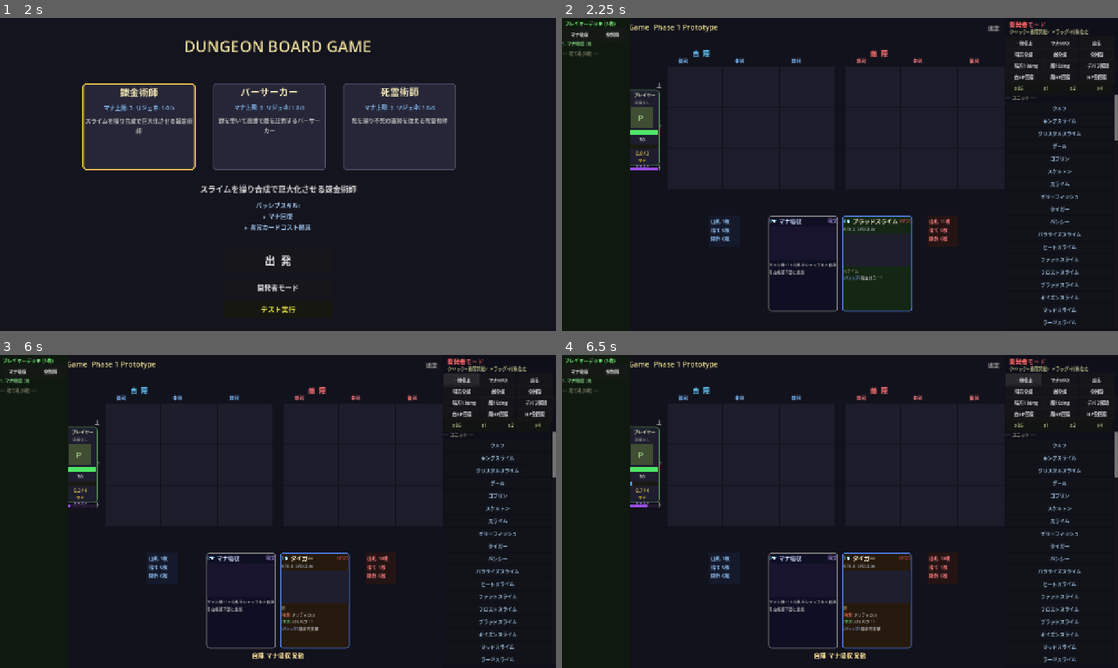
Above: before the commit, frames 1-4 (two rows, left to right).
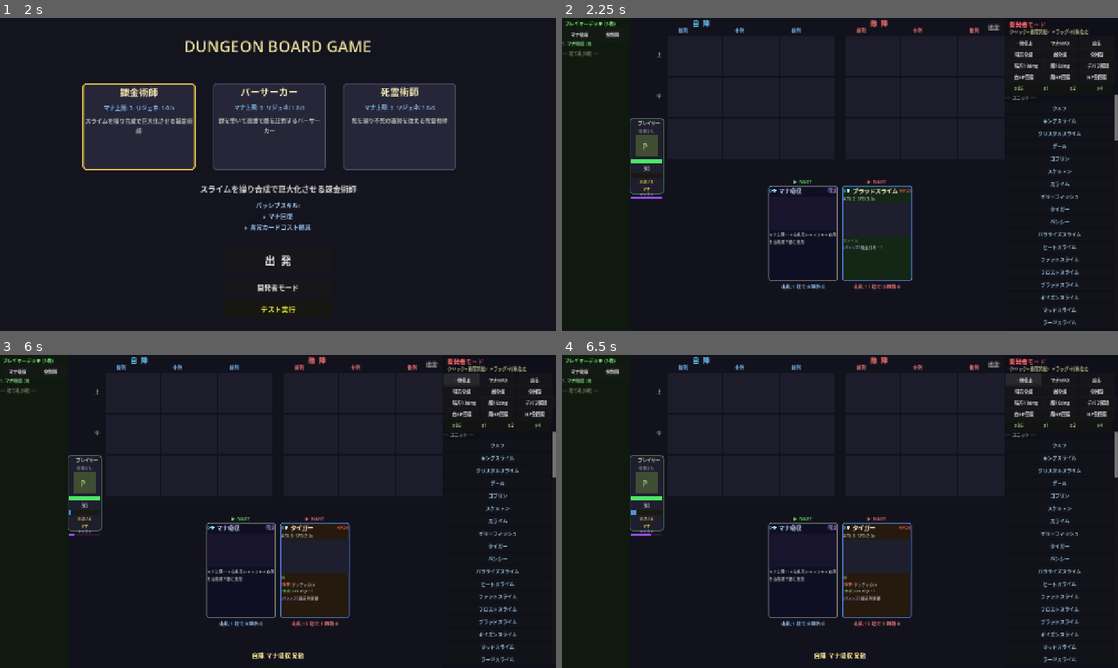
Above: after the commit, the same moments.

Repository: kazumak334-create/dungeon-board-game
Game: Godot game, scene res://scenes/Title.tscn
Two runs of this game, one before a commit and one after it. Both use one fixed random seed, a clock stepped at 60 frames per second and the inputs below.
Inputs:
- Up to frame 1 (2 s): click "出 発" at 0.5 s; click "← 戻る" at 1.25 s
- Up to frame 2 (2.25 s): click "開発者モード" at 2 s
- Up to frame 3 (6 s): click "⏸" (after the commit: "⏸ 一時停止") at 2.75 s; click "x1" at 3.5 s; click "x2" at 4.25 s; click "x4" at 5 s; click "一時停止" at 5.75 s
- Up to frame 4 (6.5 s): no input

Frame 1 is identical in both runs. In frame 2, 5.4% of the frame differs, in the area x 12-79%, y 0-94%; in frame 3, 5.5%; in frame 4, 5.5%.

Commit message:
feat: バトル画面UI7項目一括修正
① P/Eアイコンを盤面内（row2隣）に密着配置
② タイトル非表示
③ 速度ボタン改善（一時停止テキスト明確化+選択中ハイライト）
④ キュー左右対称化（デッキ山をカード下部テキストに統合）
⑤ 盤面上下余白詰め（BOARD_TOP 110→40）
⑥ 1stカードに「▶ NEXT」ラベル追加
⑦ HP数値フォント11→13

Co-Authored-By: Claude Opus 4.6 (1M context) <noreply@anthropic.com>

Diff:
--- a/scripts/GameUI.gd
+++ b/scripts/GameUI.gd
@@ -14,6 +14,7 @@
 var _mana_gauge_bar: ColorRect = null     # マナゲージバー
 var _mana_gauge_label: Label = null       # マナ数値ラベル
 var _pause_button: Button = null          # 一時停止ボタン
+var _speed_buttons: Array = []            # 速度ボタン配列（ハイライト用）
 var _env_label: Label = null              # 環境表示ラベル
 
 func setup(p_main: Node) -> void:
@@ -35,13 +36,8 @@
 	bg.size  = Vector2(1280, 720)
 	main.add_child(bg)
 
-	# タイトル
-	var title := Label.new()
-	title.text = "Dungeon Board Game  Phase 1 Prototype"
-	title.position = Vector2(20, 8)
-	title.add_theme_font_size_override("font_size", 17)
-	title.modulate = Color(0.9, 0.85, 0.55)
-	main.add_child(title)
+	# タイトル（非表示）
+	# var title := Label.new()  # ② タイトル削除
 
 	# 環境表示
 	_env_label = Label.new()
@@ -51,8 +47,8 @@
 		var env_def: Dictionary = CardDB.ENVIRONMENTS.get(env_id, {})
 		env_display = env_def.get("display", env_id)
 	_env_label.text = "環境: %s" % env_display if env_display != "" else ""
-	_env_label.position = Vector2(20, 32)
-	_env_label.add_theme_font_size_override("font_size", 13)
+	_env_label.position = Vector2(20, 8)
+	_env_label.add_theme_font_size_override("font_size", 12)
 	_env_label.modulate = Color(0.7, 0.9, 0.7)
 	main.add_child(_env_label)
 
@@ -261,7 +257,7 @@
 	var speeds = [1.0, 2.0, 4.0]
 	var labels = ["x1", "x2", "x4"]
 	var base_x = 1020
-	var base_y = 8
+	var base_y = 5  # ⑤ 速度ボタンを最上部に
 
 	var speed_title = Label.new()
 	speed_title.text = "速度:"
@@ -270,29 +266,44 @@
 	speed_title.add_theme_color_override("font_color", Color(0.6, 0.6, 0.6))
 	main.add_child(speed_title)
 
+	_speed_buttons.clear()
 	for i in range(speeds.size()):
 		var btn = Button.new()
 		btn.text = labels[i]
 		btn.position = Vector2(base_x + i * 50, base_y)
-		btn.size = Vector2(45, 28)
+		btn.size = Vector2(45, 30)
 		btn.add_theme_font_size_override("font_size", 13)
 		var spd = speeds[i]
-		btn.pressed.connect(func(): main.game_speed = spd)
+		btn.pressed.connect(func():
+			main.game_speed = spd
+			_update_speed_highlight()
+		)
 		main.add_child(btn)
-
-	# 一時停止ボタン
+		_speed_buttons.append({"btn": btn, "spd": spd})
+
+	# 一時停止/再生トグルボタン（③）
 	_pause_button = Button.new()
-	_pause_button.text = "⏸"
+	_pause_button.text = "⏸ 一時停止"
 	_pause_button.position = Vector2(base_x + speeds.size() * 50 + 8, base_y)
-	_pause_button.size = Vector2(45, 28)
-	_pause_button.add_theme_font_size_override("font_size", 14)
+	_pause_button.size = Vector2(100, 30)
+	_pause_button.add_theme_font_size_override("font_size", 12)
 	_pause_button.pressed.connect(_on_pause_pressed)
 	main.add_child(_pause_button)
+	_update_speed_highlight()
+
+func _update_speed_highlight() -> void:
+	for entry in _speed_buttons:
+		var btn: Button = entry["btn"]
+		var spd: float = entry["spd"]
+		if abs(spd - main.game_speed) < 0.01:
+			btn.modulate = Color(1.0, 1.0, 0.4)
+		else:
+			btn.modulate = Color(1.0, 1.0, 1.0)
 
 func _on_pause_pressed() -> void:
 	main.game_paused = not main.game_paused
 	if _pause_button != null:
-		_pause_button.text = "▶" if main.game_paused else "⏸"
+		_pause_button.text = "▶ 再開" if main.game_paused else "⏸ 一時停止"
 
 func _build_mana_bar() -> void:
 	var bar_y: int = main.BOARD_TOP + 3 * main.CELL_H + 42
--- a/scripts/GameUIOverlay.gd
+++ b/scripts/GameUIOverlay.gd
@@ -112,11 +112,12 @@
 	var panel_w = 80
 	var panel_h = 175  # 装備行+マナ行を追加して拡張
 	var panel_x: int
+	# ① 盤面内（row2の隣）に密着配置
 	if side == 0:
-		panel_x = _cell_x(0, 0) - panel_w - 15  # プレイヤー側：盤面左端のさらに左
+		panel_x = _cell_x(0, 0) - panel_w - 5  # 自陣col0の左に密着
 	else:
-		panel_x = _cell_x(1, 2) + main.CELL_W + 15  # 敵側：盤面右端のさらに右
-	var panel_y = main.BOARD_TOP + 1 * main.CELL_H - 40  # 中段の高さ（拡張分で上にずらす）
+		panel_x = _cell_x(1, 2) + main.CELL_W + 5  # 敵陣col2の右に密着
+	var panel_y = main.BOARD_TOP + 2 * main.CELL_H  # row2（下段）の高さに合わせる
 
 	# パネル背景
 	var panel = Panel.new()
@@ -188,7 +189,7 @@
 	hp_label.position = Vector2(panel_x + 5, panel_y + 107)
 	hp_label.size = Vector2(70, 16)
 	hp_label.horizontal_alignment = HORIZONTAL_ALIGNMENT_CENTER
-	hp_label.add_theme_font_size_override("font_size", 11)
+	hp_label.add_theme_font_size_override("font_size", 13)  # ⑦ 視認性向上 11→13
 	hp_label.add_theme_color_override("font_color", Color(0.9, 0.9, 0.9))
 	hp_label.text = "%d" % main.base_hp[side]
 	main.add_child(hp_label)
--- a/scripts/GameUIQueue.gd
+++ b/scripts/GameUIQueue.gd
@@ -9,8 +9,8 @@
 var _queue_card_enemy: Control = null     # 敵のキューカード
 var _last_self_card_name: String = ""     # 前回の自カード名（変化検出用）
 var _last_enemy_card_name: String = ""    # 前回の敵カード名
-var _queue_self_deck_label: Label = null  # 自デッキ山ラベル
-var _queue_enemy_deck_label: Label = null # 敵デッキ山ラベル
+var _queue_self_deck_label: Label = null  # 自デッキ山ラベル（カード下部）
+var _queue_enemy_deck_label: Label = null # 敵デッキ山ラベル（カード下部）
 var _queue_mana_bar: ColorRect = null     # キューエリア内マナゲージ
 var _queue_mana_label: Label = null       # キューエリア内マナ数値
 var _queue_card_parent_self: Control = null  # 自カード配置親コンテナ
@@ -20,7 +20,7 @@
 
 func build() -> void:
 	_build_next_card_panel()
-	_build_card_queue_ui()
+	# _build_card_queue_ui() は _build_next_card_panel 末尾から呼び出し済み
 
 func _build_next_card_panel() -> void:
 	var panel_w: int = 360
@@ -113,53 +113,31 @@
 	_build_card_queue_ui()
 
 func _build_card_queue_ui() -> void:
+	# ④ 左右完全ミラー配置
+	# ⑥ 1stカード上部に「▶ NEXT」ラベル
+	# 山札/捨て/除外をカード下部に表示（独立パネル廃止）
 	var queue_y: int = main.BOARD_TOP + 3 * main.CELL_H + 20 + 40
 	var card_w: float = 160.0
 	var card_h: float = 220.0
-	var deck_panel_w: float = 70.0
-	var deck_panel_h: float = 70.0
-	var gap: float = 10.0          # 1stカード間の隙間
-	var item_gap: float = 6.0      # 各パーツ間の隙間
+	var gap: float = 10.0
 	var center_x: float = 640.0
-	var stack_offset: float = 30.0  # 2ndカードの重ねずらし幅
-
-	# ---- 座標計算 ----
-	# 自分側（右から左: 1st → 2nd → デッキパネル）
+	var deck_label_h: float = 18.0  # カード下部デッキ情報ラベル高さ
+
+	# ④ ミラー座標計算
+	# 自分側: 中央左に1stカード
 	var self_1st_x: float = center_x - gap / 2.0 - card_w
-	var self_2nd_x: float = self_1st_x - stack_offset
-	var self_deck_x: float = self_2nd_x - stack_offset - item_gap - deck_panel_w
-
-	# 敵側（左から右: 1st → 2nd → デッキパネル）
+	# 敵側: 中央右に1stカード（完全ミラー）
 	var enemy_1st_x: float = center_x + gap / 2.0
-	var enemy_2nd_x: float = enemy_1st_x + stack_offset
-	var enemy_deck_x: float = enemy_2nd_x + card_w + item_gap
-
-	# ---- 自分側デッキ山パネル（山札/捨て/除外） ----
-	var self_deck_panel := ColorRect.new()
-	self_deck_panel.position = Vector2(self_deck_x, queue_y)
-	self_deck_panel.size = Vector2(deck_panel_w, deck_panel_h)
-	self_deck_panel.color = Color(0.08, 0.10, 0.17)
-	main.add_child(self_deck_panel)
-	var self_deck_border := ColorRect.new()
-	self_deck_border.position = Vector2(self_deck_x - 1, queue_y - 1)
-	self_deck_border.size = Vector2(deck_panel_w + 2, deck_panel_h + 2)
-	self_deck_border.color = Color(0.3, 0.5, 0.7, 0.5)
-	self_deck_border.z_index = -1
-	main.add_child(self_deck_border)
-	_queue_self_deck_label = Label.new()
-	_queue_self_deck_label.position = Vector2(self_deck_x + 4, queue_y + 4)
-	_queue_self_deck_label.size = Vector2(deck_panel_w - 8, deck_panel_h - 8)
-	_queue_self_deck_label.add_theme_font_size_override("font_size", 11)
-	_queue_self_deck_label.add_theme_color_override("font_color", Color(0.6, 0.8, 1.0))
-	_queue_self_deck_label.autowrap_mode = TextServer.AUTOWRAP_WORD_SMART
-	main.add_child(_queue_self_deck_label)
-
-	# ---- 自分2ndカード配置親（1stの下に重ねて表示） ----
-	var self_2nd_holder := Control.new()
-	self_2nd_holder.position = Vector2(self_2nd_x, queue_y)
-	self_2nd_holder.custom_minimum_size = Vector2(card_w, card_h)
-	self_2nd_holder.size = Vector2(card_w, card_h)
-	main.add_child(self_2nd_holder)
+
+	# ---- 自分側 1stカード「▶ NEXT」ラベル ----
+	var self_next_label := Label.new()
+	self_next_label.text = "▶ NEXT"
+	self_next_label.position = Vector2(self_1st_x, queue_y - 18)
+	self_next_label.size = Vector2(card_w, 16)
+	self_next_label.horizontal_alignment = HORIZONTAL_ALIGNMENT_CENTER
+	self_next_label.add_theme_font_size_override("font_size", 12)
+	self_next_label.add_theme_color_override("font_color", Color(0.4, 0.9, 0.4))
+	main.add_child(self_next_label)
 
 	# ---- 自分1stカード配置親（160x220） ----
 	var self_card_holder := Control.new()
@@ -169,6 +147,25 @@
 	main.add_child(self_card_holder)
 	_queue_card_parent_self = self_card_holder
 
+	# ---- 自分側デッキ情報ラベル（カード直下） ----
+	_queue_self_deck_label = Label.new()
+	_queue_self_deck_label.position = Vector2(self_1st_x, queue_y + card_h + 4)
+	_queue_self_deck_label.size = Vector2(card_w, deck_label_h)
+	_queue_self_deck_label.horizontal_alignment = HORIZONTAL_ALIGNMENT_CENTER
+	_queue_self_deck_label.add_theme_font_size_override("font_size", 11)
+	_queue_self_deck_label.add_theme_color_override("font_color", Color(0.6, 0.8, 1.0))
+	main.add_child(_queue_self_deck_label)
+
+	# ---- 敵側 1stカード「▶ NEXT」ラベル ----
+	var enemy_next_label := Label.new()
+	enemy_next_label.text = "▶ NEXT"
+	enemy_next_label.position = Vector2(enemy_1st_x, queue_y - 18)
+	enemy_next_label.size = Vector2(card_w, 16)
+	enemy_next_label.horizontal_alignment = HORIZONTAL_ALIGNMENT_CENTER
+	enemy_next_label.add_theme_font_size_override("font_size", 12)
+	enemy_next_label.add_theme_color_override("font_color", Color(0.9, 0.4, 0.4))
+	main.add_child(enemy_next_label)
+
 	# ---- 敵1stカード配置親 ----
 	var enemy_card_holder := Control.new()
 	enemy_card_holder.position = Vector2(enemy_1st_x, queue_y)
@@ -177,31 +174,13 @@
 	main.add_child(enemy_card_holder)
 	_queue_card_parent_enemy = enemy_card_holder
 
-	# ---- 敵2ndカード配置親 ----
-	var enemy_2nd_holder := Control.new()
-	enemy_2nd_holder.position = Vector2(enemy_2nd_x, queue_y)
-	enemy_2nd_holder.custom_minimum_size = Vector2(card_w, card_h)
-	enemy_2nd_holder.size = Vector2(card_w, card_h)
-	main.add_child(enemy_2nd_holder)
-
-	# ---- 敵デッキ山パネル（山札/捨て/除外） ----
-	var enemy_deck_panel := ColorRect.new()
-	enemy_deck_panel.position = Vector2(enemy_deck_x, queue_y)
-	enemy_deck_panel.size = Vector2(deck_panel_w, deck_panel_h)
-	enemy_deck_panel.color = Color(0.14, 0.08, 0.08)
-	main.add_child(enemy_deck_panel)
-	var enemy_deck_border := ColorRect.new()
-	enemy_deck_border.position = Vector2(enemy_deck_x - 1, queue_y - 1)
-	enemy_deck_border.size = Vector2(deck_panel_w + 2, deck_panel_h + 2)
-	enemy_deck_border.color = Color(0.7, 0.3, 0.3, 0.5)
-	enemy_deck_border.z_index = -1
-	main.add_child(enemy_deck_border)
+	# ---- 敵側デッキ情報ラベル（カード直下） ----
 	_queue_enemy_deck_label = Label.new()
-	_queue_enemy_deck_label.position = Vector2(enemy_deck_x + 4, queue_y + 4)
-	_queue_enemy_deck_label.size = Vector2(deck_panel_w - 8, deck_panel_h - 8)
+	_queue_enemy_deck_label.position = Vector2(enemy_1st_x, queue_y + card_h + 4)
+	_queue_enemy_deck_label.size = Vector2(card_w, deck_label_h)
+	_queue_enemy_deck_label.horizontal_alignment = HORIZONTAL_ALIGNMENT_CENTER
 	_queue_enemy_deck_label.add_theme_font_size_override("font_size", 11)
 	_queue_enemy_deck_label.add_theme_color_override("font_color", Color(1.0, 0.5, 0.5))
-	_queue_enemy_deck_label.autowrap_mode = TextServer.AUTOWRAP_WORD_SMART
 	main.add_child(_queue_enemy_deck_label)
 
 
@@ -275,12 +254,12 @@
 	main.enemy_deck_count_label.text = "敵デッキ: %d枚\n敵捨て札: %d枚" % [
 		main.enemy_ai.enemy_deck.size(), main.enemy_ai.enemy_discard.size()
 	]
-	# キューエリアのデッキ山ラベル更新（山札/捨て/除外）
+	# カード下部のデッキ情報ラベル更新（1行形式）
 	if _queue_self_deck_label != null:
-		_queue_self_deck_label.text = "山札 %d枚\n捨て %d枚\n除外 0枚" % [
+		_queue_self_deck_label.text = "山札:%d 捨て:%d 除外:0" % [
 			main.deck_manager.deck.size(), main.deck_manager.discard.size()
 		]
 	if _queue_enemy_deck_label != null:
-		_queue_enemy_deck_label.text = "山札 %d枚\n捨て %d枚\n除外 0枚" % [
+		_queue_enemy_deck_label.text = "山札:%d 捨て:%d 除外:0" % [
 			main.enemy_ai.enemy_deck.size(), main.enemy_ai.enemy_discard.size()
 		]
--- a/scripts/Main.gd
+++ b/scripts/Main.gd
@@ -12,7 +12,7 @@
 # ---- レイアウト定数 ----
 const CELL_W    := 130
 const CELL_H    := 95
-const BOARD_TOP := 110   # 盤面上端Y
+const BOARD_TOP := 40    # 盤面上端Y（速度ボタン直下: ボタンY=5 + 高さ30 + 余白5）
 
 # 中央GAP: 自陣前列と敵陣前列の間隔
 const CENTER_X  := 640
